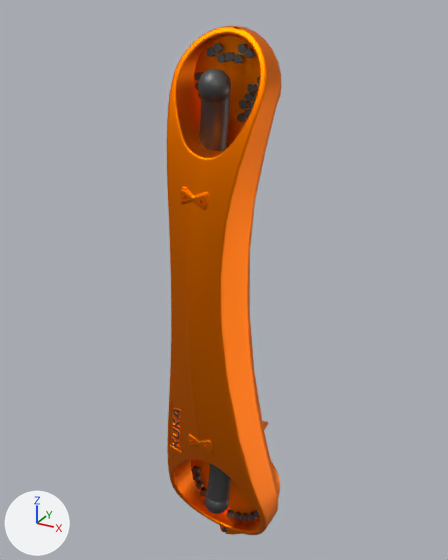
The COLLADA model kuka_kr20_support/meshes/kr20r1810_2/visual/link_2.dae, before and after one commit.
Both versions are drawn from a 50 mm camera at (0.466, -1.015, 0.885) aimed at (-0.017, -0.135, 0.445). The lights are fixed; the arrows at lower left show +X, +Y and +Z. The older version comes first. Vertices at exactly the same position are counted once.

Before the edit, the objects in view are built like this:
```python
me_compound009 = bpy.data.meshes.new('COMPOUND009')
me_compound009.from_pydata(...)  # 12282 vertices, 24544 faces; spans x -0.107..0.107, y -0.257..-0.082, z -0.144..0.86
# faces by material slot: [18307, 6109, 76, 52]
me_compound009.materials.append(mat_mat_2)  # orange #ff7f00
me_compound009.materials.append(mat_mat_0)  # dark grey #666666
me_compound009.materials.append(mat_mat_3)  # white #ffffff
me_compound009.materials.append(mat_mat_6)  # yellow #ffff00
ob_link_2 = bpy.data.objects.new('link_2', me_compound009)
ob_link_2.location = (0.0, 0.0, 0.0)
```
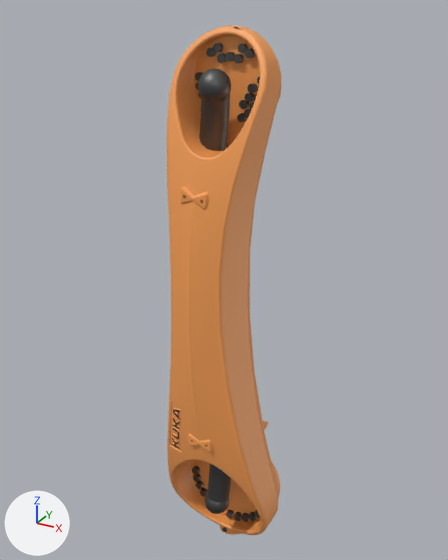
The newer file is also turned or shifted as a whole; pictures and numbers use the older file's frame.

Location of each change, [x1, y1, x2, y2] in pixels of the pictures (448 x 560 px):
part 1 of me_compound009, recoloured
    both: [167, 26, 282, 535]

Patch to the scene script:
```diff
--- a/kuka_kr20_support/meshes/kr20r1810_2/visual/link_2.dae.py
+++ b/kuka_kr20_support/meshes/kr20r1810_2/visual/link_2.dae.py
@@ mat_kukaorange @@
+mat_kukaorange = principled_material('KukaOrange')
+mat_kukaorange.base_color = (0.949, 0.361, 0.098)  # orange #f9a258
@@ me_compound009 @@
 me_compound009.from_pydata(...)  # 12282 vertices, 24544 faces; spans x -0.107..0.107, y -0.257..-0.082, z -0.144..0.86
 # used by ob_link_2; location = (0.0, 0.0, 0.0)
+# me_compound009 part 1: all 18307 faces that had it switch from mat_mat_2 (orange #ff7f00) to mat_kukaorange (orange #f9a258)
 me_compound009.materials.append(mat_mat_0)
```
